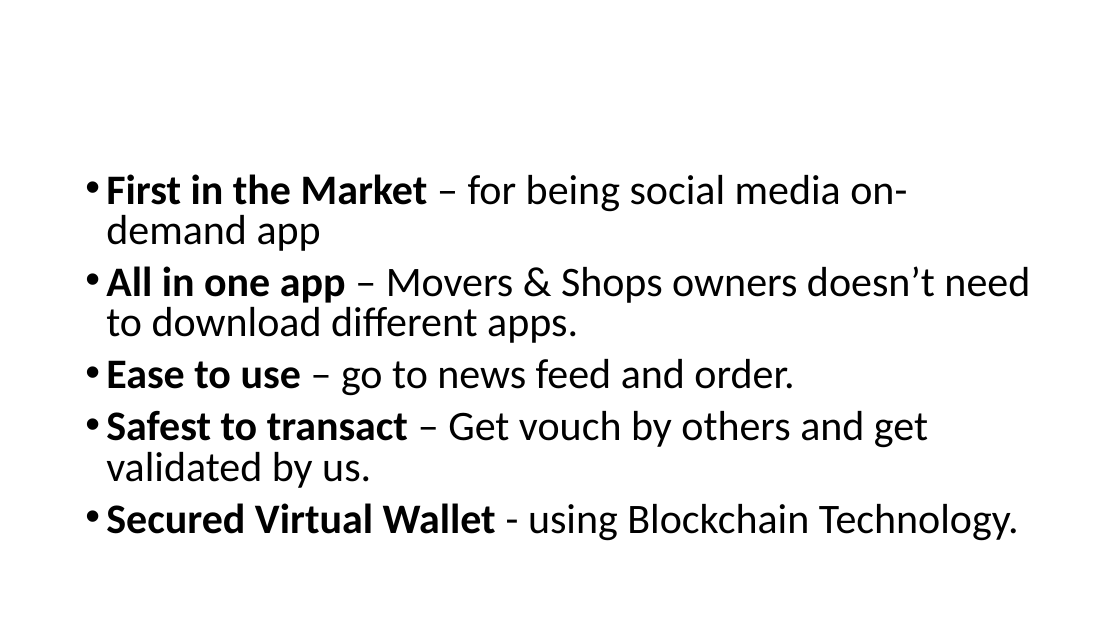
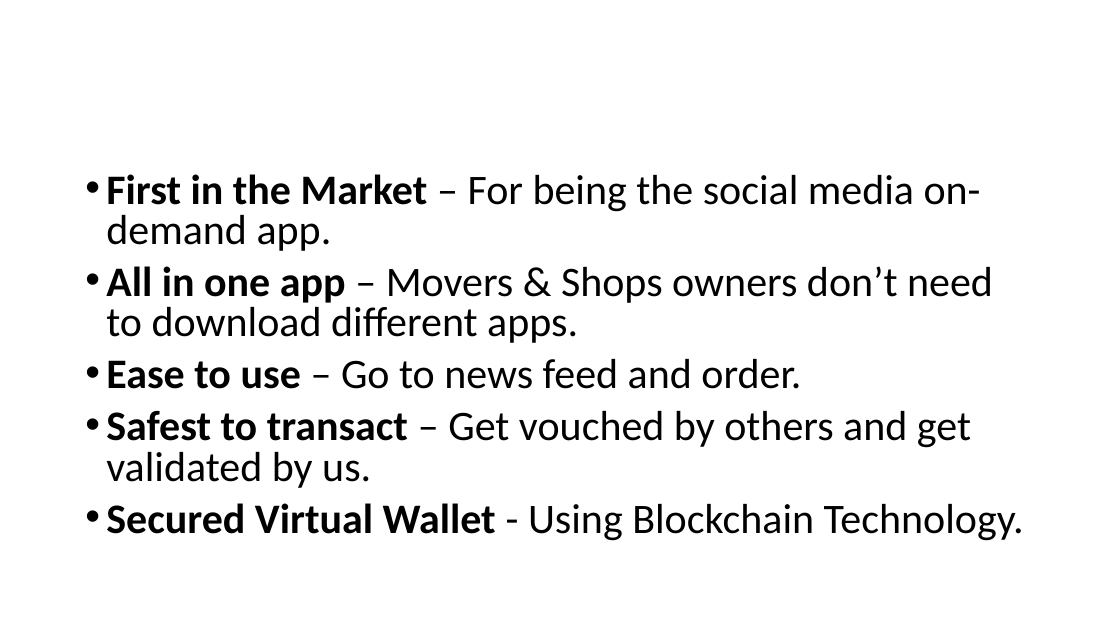
Before and after one commit to Pasabuy-App/Xamarin-App, a slide deck: slide 10 of docs/Project-Investor-Pitch.pptx. Drawn at 1120x630 pixels with LibreOffice and Linux fonts; fonts in the diff are those of the drawing; background and template pictures are left out. Boxes give left, top, right and bottom in pixels: in the first picture for what was removed or moved away, otherwise in the second. Text is boxed around its words. In the diff, an @@ line names an element or a change of style, - is before the commit and + after.

```diff
--- a/docs/Project-Investor-Pitch.pptx
+++ b/docs/Project-Investor-Pitch.pptx
@@ text at box(106, 174, 1024, 541): text changed @@
-• First in the Market – for being social media on-demand app
-• All in one app – Movers & Shops owners doesn’t need to download different apps.
-• Ease to use – go to news feed and order.
-• Safest to transact – Get vouch by others and get validated by us.
-• Secured Virtual Wallet - using Blockchain Technology.
+• First in the Market – For being the social media on-demand app.
+• All in one app – Movers & Shops owners don’t need to download different apps.
+• Ease to use – Go to news feed and order.
+• Safest to transact – Get vouched by others and get validated by us.
+• Secured Virtual Wallet - Using Blockchain Technology.
```
Also in this commit, not shown: 12 other slides changed.
